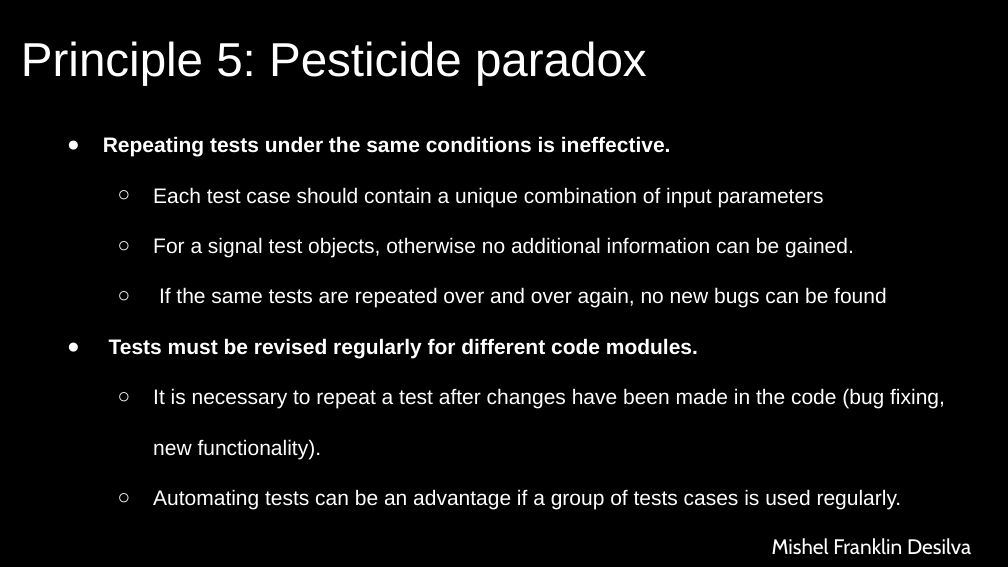
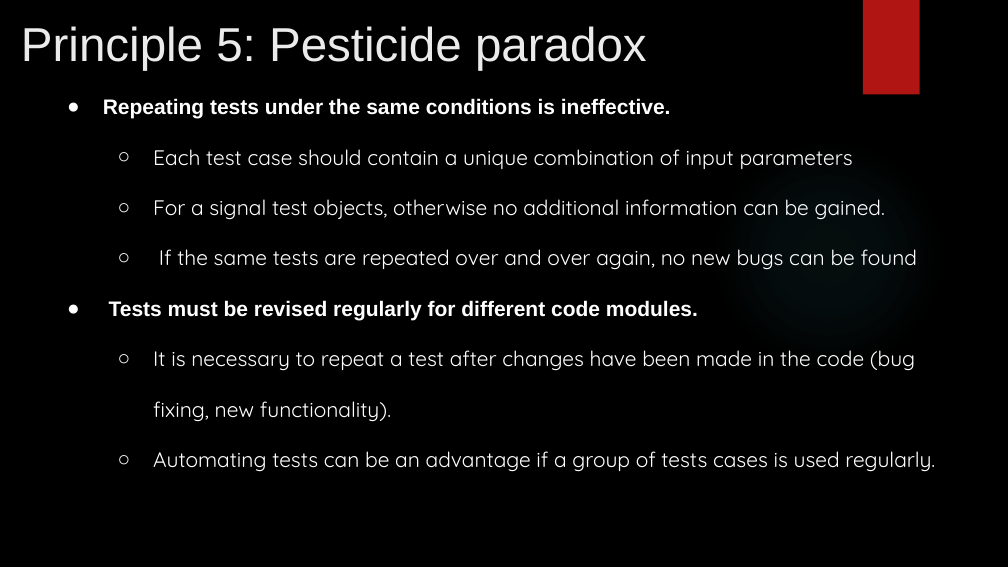
Before and after one commit to AbdullahRFA/SQA-Manual_and_Automation_Testing, a slide deck: slide 8 of Resources/Module-4/4.3. SQA_ Manual & Automated Testing - Principles of Software Testing and Psychology of Testing.pptx. Drawn at 1008x567 pixels with LibreOffice and Linux fonts; fonts in the diff are those of the drawing; background and template pictures are left out. Boxes give left, top, right and bottom in pixels: in the first picture for what was removed or moved away, otherwise in the second. Text is boxed around its words. In the diff, an @@ line names an element or a change of style, - is before the commit and + after.

```diff
--- a/Resources/Module-4/4.3. SQA_ Manual & Automated Testing - Principles of Software Testing and Psychology of Testing.pptx
+++ b/Resources/Module-4/4.3. SQA_ Manual & Automated Testing - Principles of Software Testing and Psychology of Testing.pptx
@@ title "Principle 5: Pesticide paradox": place and size @@
-title "Principle 5: Pesticide paradox" at (21, 41, 647, 85)
+title "Principle 5: Pesticide paradox" at (21, 26, 647, 70)
@@ title "Principle 5: Pesticide paradox" at (21, 26, 647, 70): text colour #FFFFFF to #EBEBEB @@
@@ rectangle added at (863, 0, 919, 95), fill #B01513 @@
@@ text "Repeating tests under the same ...": place and size @@
-text "Repeating tests under the same ..." at (103, 136, 945, 510)
+text "Repeating tests under the same ..." at (103, 98, 935, 472)
@@ text at (153, 149, 935, 472): font Arial to Quicksand in "Each test case should contain a unique ...", "For a signal test objects, otherwise no ...", "If the same tests are repeated over ...", "It is necessary to repeat a test ..." and 1 more places @@
@@ ellipse added at (712, 139, 944, 372), fill gradient #50B9C1 @@
@@ text removed at (772, 538, 971, 555) @@
-Mishel Franklin Desilva
```
Also in this commit, not shown: 18 other slides changed, 12 other files.
